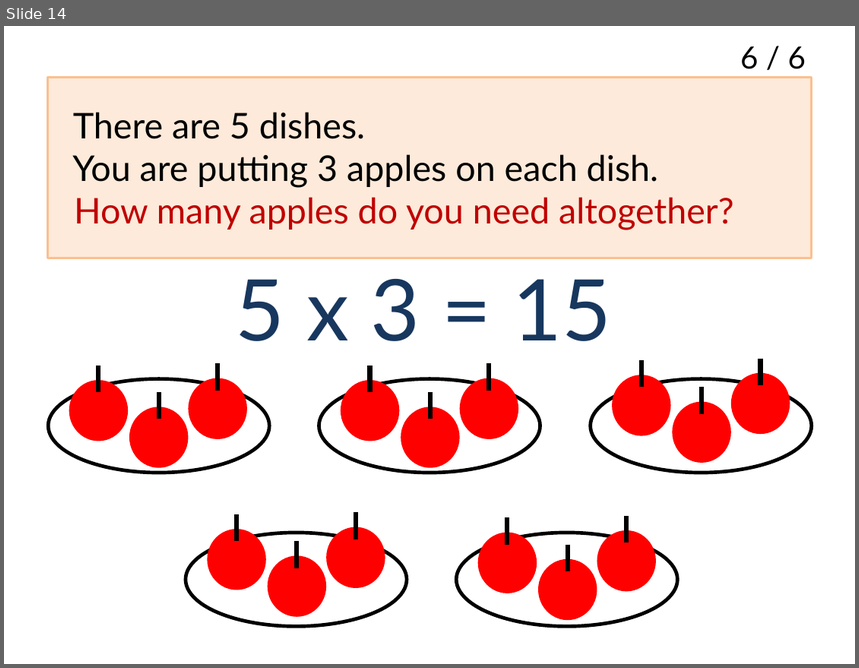
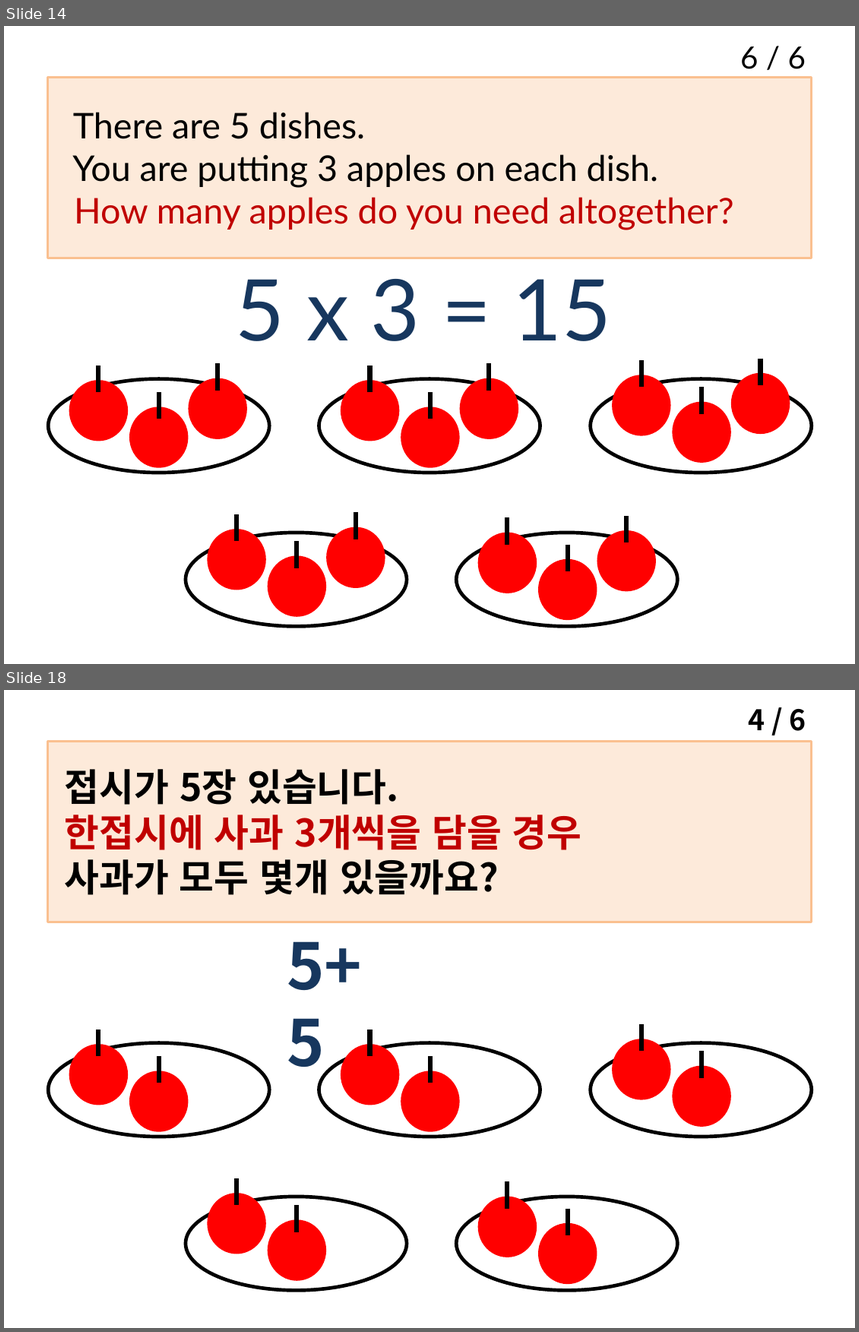
Before and after one commit to takehiko/oomdoc, a slide deck: image/dealout.pptx. Shown one above the other, each under a label of ours: slide 14 before the commit, slides 14 and 18 after it; the slides between them are not shown. The pictures are 859x668 and 859x1332 pixels, drawn with LibreOffice and Linux fonts; fonts in the diff are those of the drawing. Boxes give left, top, right and bottom in pixels: in the first picture for what was removed or moved away, otherwise in the second. Text is boxed around its words. In the diff, an @@ line names an element or a change of style, - is before the commit and + after.

```diff
--- a/image/dealout.pptx
+++ b/image/dealout.pptx
@@ slide 18 added at (x1=4, y1=690, x2=855, y2=1328), background #FFFFFF @@
@@ text added at (x1=749, y1=709, x2=806, y2=731), 24 pt, text #000000, bold @@
+4 / 6
@@ rectangle added at (x1=47, y1=741, x2=812, y2=923), fill #FDEADA, outline #FAC090 2 pt, 32 pt, text #000000, bold @@
+접시가 5장 있습니다.
+한접시에 사과 3개씩을 담을 경우
+사과가 모두 몇개 있을까요?
@@ text added at (x1=287, y1=942, x2=362, y2=1082), 54 pt, text #17375E, bold @@
+5+5
@@ line added from (98, 1030) to (98, 1057), #000000 4 pt @@
@@ line added from (370, 1030) to (370, 1057), #000000 4 pt @@
@@ line added from (642, 1024) to (642, 1051), #000000 4 pt @@
@@ ellipse added at (x1=48, y1=1043, x2=269, y2=1137), fill #FFFFFF, outline #000000 3 pt @@
@@ ellipse added at (x1=69, y1=1044, x2=127, y2=1106), fill #FF0000 @@
@@ ellipse added at (x1=319, y1=1043, x2=541, y2=1137), fill #FFFFFF, outline #000000 3 pt @@
@@ ellipse added at (x1=340, y1=1044, x2=399, y2=1106), fill #FF0000 @@
@@ ellipse added at (x1=591, y1=1043, x2=812, y2=1137), fill #FFFFFF, outline #000000 3 pt @@
@@ ellipse added at (x1=612, y1=1039, x2=671, y2=1100), fill #FF0000 @@
@@ line added from (702, 1051) to (702, 1078), #000000 4 pt @@
@@ ellipse added at (x1=129, y1=1072, x2=188, y2=1132), fill #FF0000 @@
@@ line added from (159, 1057) to (159, 1083), #000000 4 pt @@
@@ ellipse added at (x1=401, y1=1072, x2=459, y2=1132), fill #FF0000 @@
@@ line added from (430, 1057) to (430, 1083), #000000 4 pt @@
@@ ellipse added at (x1=672, y1=1066, x2=731, y2=1128), fill #FF0000 @@
@@ line added from (237, 1179) to (237, 1206), #000000 4 pt @@
@@ line added from (507, 1182) to (507, 1209), #000000 4 pt @@
@@ ellipse added at (x1=186, y1=1196, x2=407, y2=1290), fill #FFFFFF, outline #000000 3 pt @@
@@ ellipse added at (x1=208, y1=1193, x2=266, y2=1255), fill #FF0000 @@
@@ line added from (297, 1206) to (297, 1232), #000000 4 pt @@
@@ ellipse added at (x1=456, y1=1196, x2=677, y2=1290), fill #FFFFFF, outline #000000 3 pt @@
@@ ellipse added at (x1=478, y1=1196, x2=537, y2=1258), fill #FF0000 @@
@@ line added from (567, 1209) to (567, 1236), #000000 4 pt @@
@@ ellipse added at (x1=268, y1=1220, x2=326, y2=1281), fill #FF0000 @@
@@ ellipse added at (x1=538, y1=1224, x2=598, y2=1285), fill #FF0000 @@
```
Also in this commit, not shown: 2 slides changed, 5 other slides added, 3 other files.
